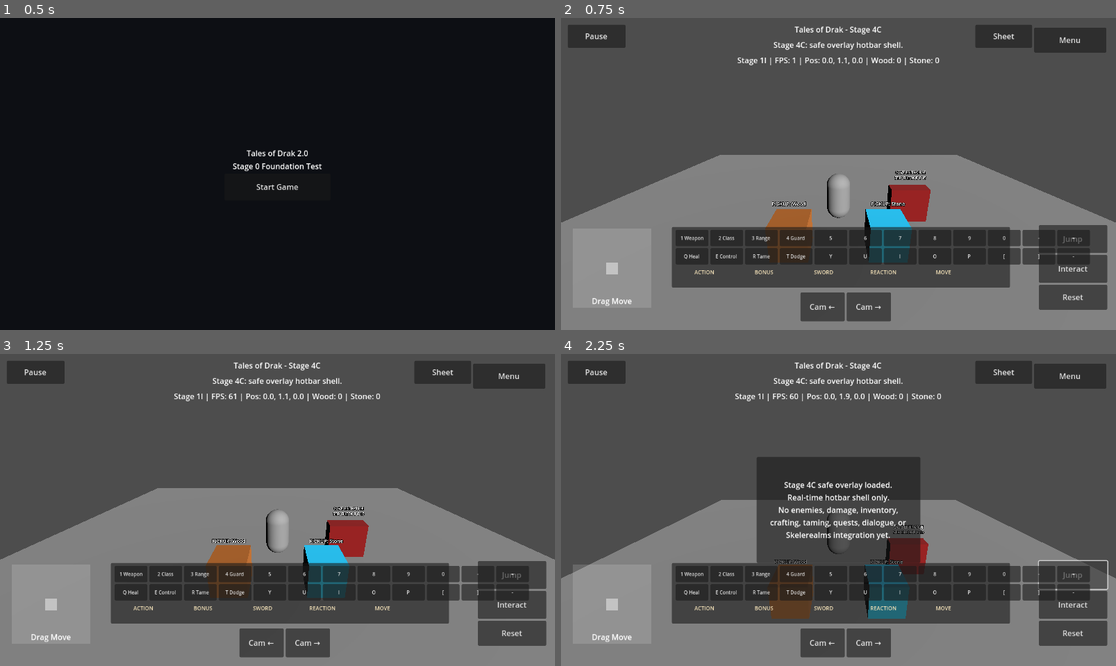
Above: before the commit, frames 1-4 (two rows, left to right).
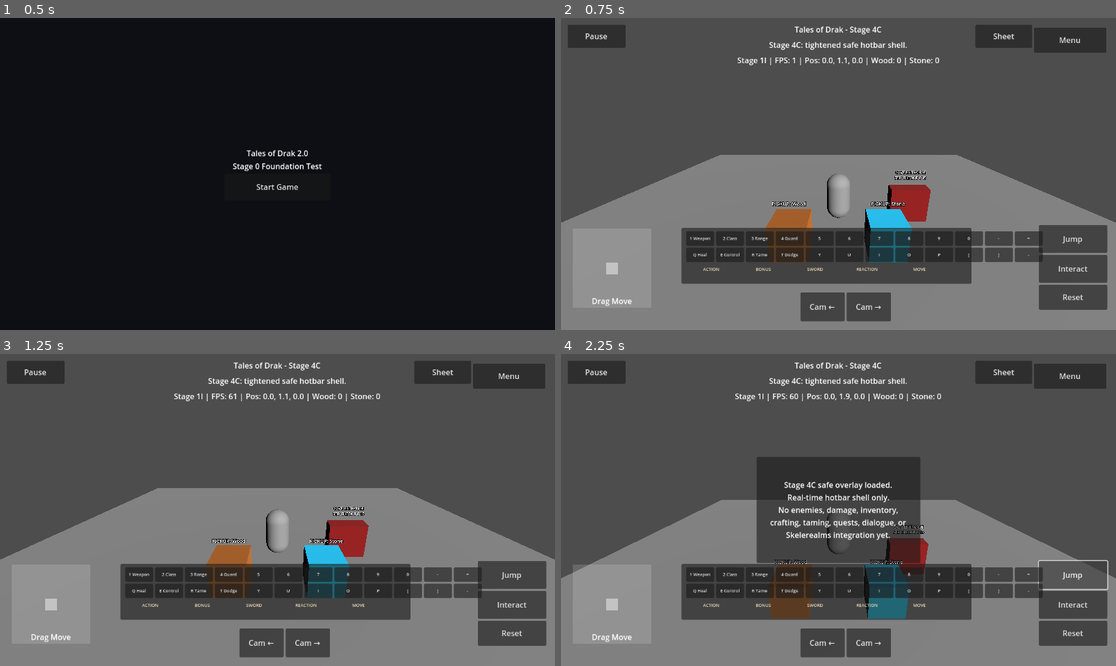
Above: after the commit, the same moments.

Repository: tristanvickery20/Tales-of-Drak-2.0
Game: Godot game, scene res://scenes/main_menu/main_menu.tscn
The game is run twice, just before and just after one commit, with the same random seed, the same clock (stepped at 60 frames per second) and the same inputs.
Inputs:
- Up to frame 1 (0.5 s): no input
- Up to frame 2 (0.75 s): click "Start Game" at 0.5 s
- Up to frame 3 (1.25 s): no input
- Up to frame 4 (2.25 s): click "Sheet" at 1.25 s; click "Jump" at 2 s

Frame 1 is identical in both runs. In frame 2, 4.9% of the frame differs, in the area x 19-96%, y 7-87%; in frame 3, 4.9%; in frame 4, 5.0%.

Commit message:
Tighten visible Stage 4C hotbar placement

Diff:
--- a/drak/ui/drak_character_sheet_overlay.gd
+++ b/drak/ui/drak_character_sheet_overlay.gd
@@ -32,31 +32,35 @@
 	_hotbar = Panel.new()
 	_hotbar.name = "Stage4CSafeHotbar"
 	_hotbar.set_anchors_preset(Control.PRESET_BOTTOM_WIDE)
-	_hotbar.offset_left = 230.0
-	_hotbar.offset_top = -214.0
-	_hotbar.offset_right = -220.0
-	_hotbar.offset_bottom = -88.0
+	_hotbar.offset_left = 250.0
+	_hotbar.offset_top = -212.0
+	_hotbar.offset_right = -300.0
+	_hotbar.offset_bottom = -96.0
 	_hotbar.mouse_filter = Control.MOUSE_FILTER_IGNORE
 	_root.add_child(_hotbar)
 
 	var box := VBoxContainer.new()
+	box.name = "Stage4CHotbarBox"
 	box.set_anchors_preset(Control.PRESET_FULL_RECT)
-	box.offset_left = 8.0
-	box.offset_top = 6.0
-	box.offset_right = -8.0
-	box.offset_bottom = -6.0
+	box.offset_left = 10.0
+	box.offset_top = 7.0
+	box.offset_right = -10.0
+	box.offset_bottom = -7.0
 	box.mouse_filter = Control.MOUSE_FILTER_IGNORE
 	_hotbar.add_child(box)
 
 	var top := HBoxContainer.new()
+	top.name = "Stage4CHotbarTopRow"
 	top.mouse_filter = Control.MOUSE_FILTER_IGNORE
 	box.add_child(top)
 
 	var bottom := HBoxContainer.new()
+	bottom.name = "Stage4CHotbarBottomRow"
 	bottom.mouse_filter = Control.MOUSE_FILTER_IGNORE
 	box.add_child(bottom)
 
 	var strip := HBoxContainer.new()
+	strip.name = "Stage4CHotbarActionStrip"
 	strip.mouse_filter = Control.MOUSE_FILTER_IGNORE
 	box.add_child(strip)
 
@@ -72,20 +76,20 @@
 func _slot(text: String) -> Button:
 	var button := Button.new()
 	button.text = text
-	button.custom_minimum_size = Vector2(68, 34)
+	button.custom_minimum_size = Vector2(58, 30)
 	button.focus_mode = Control.FOCUS_NONE
 	button.mouse_filter = Control.MOUSE_FILTER_IGNORE
-	button.add_theme_font_size_override("font_size", 10)
+	button.add_theme_font_size_override("font_size", 9)
 	return button
 
 func _strip(text: String) -> Label:
 	var label := Label.new()
 	label.text = text
-	label.custom_minimum_size = Vector2(120, 24)
+	label.custom_minimum_size = Vector2(104, 22)
 	label.horizontal_alignment = HORIZONTAL_ALIGNMENT_CENTER
 	label.vertical_alignment = VERTICAL_ALIGNMENT_CENTER
 	label.mouse_filter = Control.MOUSE_FILTER_IGNORE
-	label.add_theme_font_size_override("font_size", 11)
+	label.add_theme_font_size_override("font_size", 9)
 	label.add_theme_color_override("font_color", Color(0.95, 0.88, 0.72, 1.0))
 	return label
 
@@ -146,7 +150,7 @@
 		instruction.text = "Tales of Drak - Stage 4C"
 	var status := controls.get_node_or_null("StatusLabel") as Label
 	if status != null:
-		status.text = "Stage 4C: safe overlay hotbar shell."
+		status.text = "Stage 4C: tightened safe hotbar shell."
 	var debug := controls.get_node_or_null("DebugLabel") as Label
 	if debug != null:
 		debug.text = debug.text.replace("Stage 1I", "Stage 4C")
